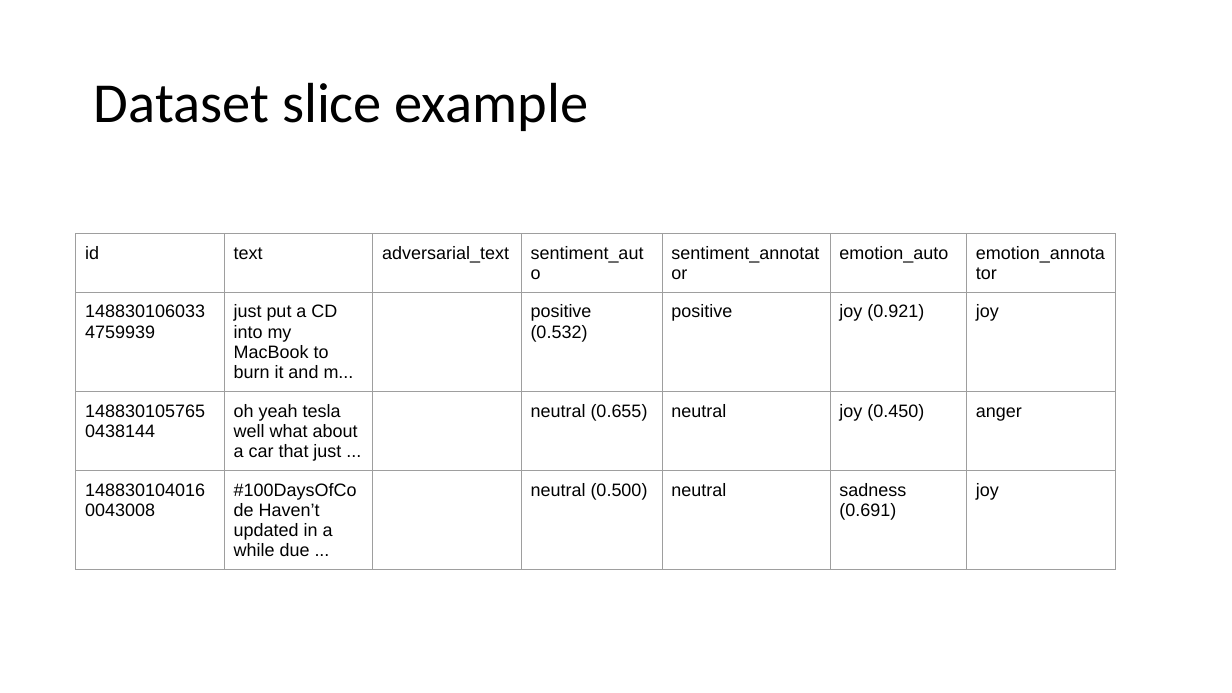
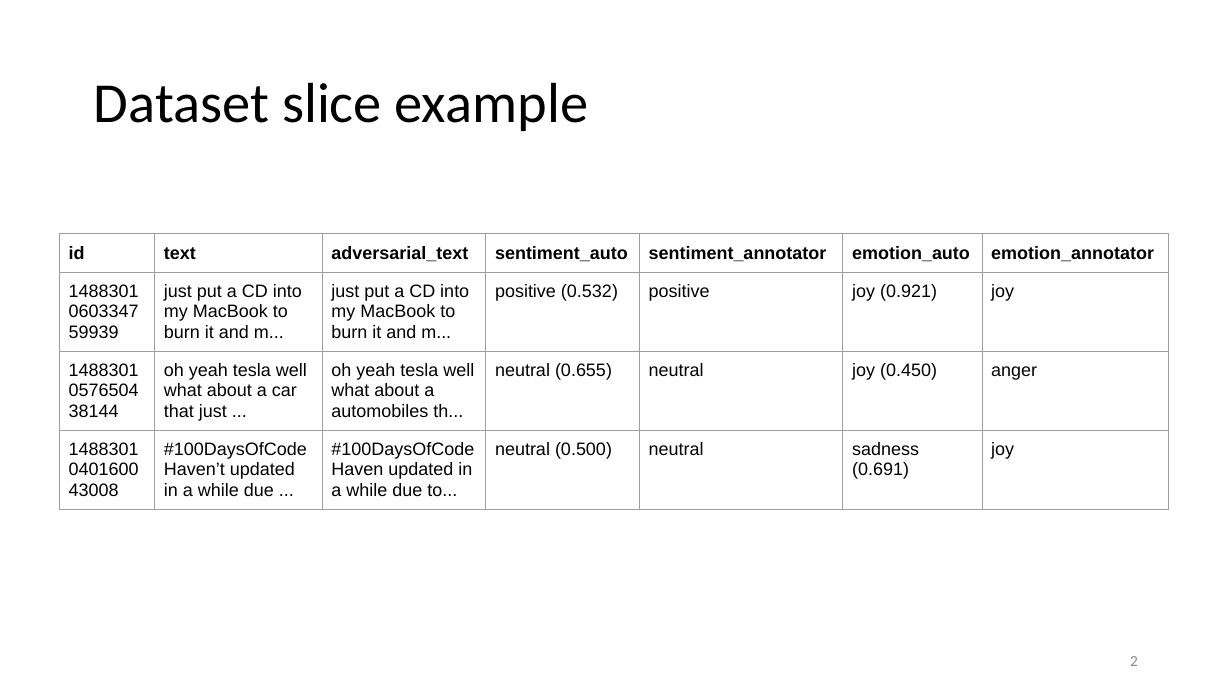
Before and after one commit to juletx/twitter-sentiment-emotion, a slide deck: slide 2 of slides/twitter_sentiment_emotion.pptx (slide 3 before the commit). Drawn at 1232x693 pixels with LibreOffice and Linux fonts; fonts in the diff are those of the drawing. Boxes give left, top, right and bottom in pixels: in the first picture for what was removed or moved away, otherwise in the second. Text is boxed around its words. In the diff, an @@ line names an element or a change of style, - is before the commit and + after.

```diff
--- a/slides/twitter_sentiment_emotion.pptx
+++ b/slides/twitter_sentiment_emotion.pptx
@@ table at box(59, 234, 1168, 537) @@
-row 2, column 3: 
+row 2, column 3: just put a CD into my MacBook to burn it and m...
-row 3, column 3: 
+row 3, column 3: oh yeah tesla well what about a automobiles th...
-row 4, column 3: 
+row 4, column 3: #100DaysOfCode Haven updated in a while due to...
@@ bold on in "id", "text", "adversarial_text", "sentiment_auto" and 3 more places @@
@@ table: place and size @@
-table at box(76, 234, 1116, 560)
+table at box(59, 234, 1168, 537)
@@ page number added at box(1130, 656, 1138, 666), 12 pt, text #888888 @@
+2
```
Also in this commit, not shown: 14 other slides changed, 5 slides added, 1 slide removed, 1 other file.
